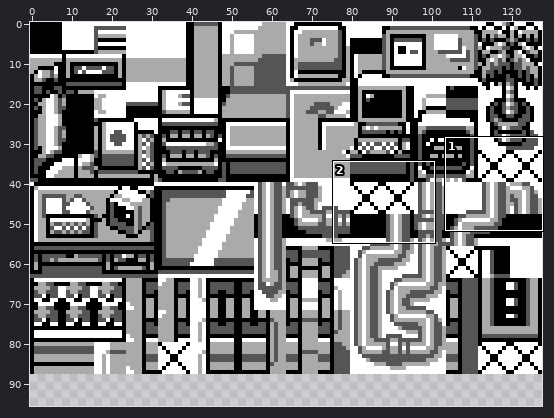
Sprite sheet: gfx/tilesets/battle_factory.png. The first picture is a wide view before the edit; the outline marks the close-up.
Close-up. Old version:
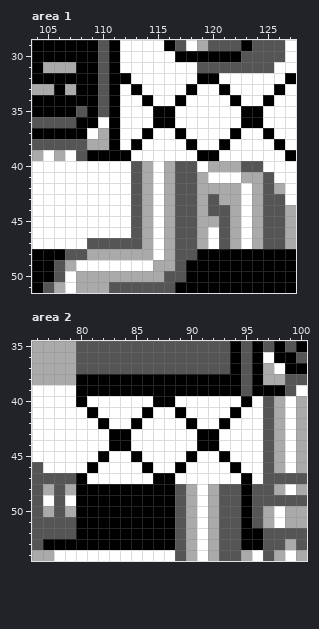
The file is 128x88 pixels. Shown: area 1: x 104..127, y 29..51; area 2: x 76..100, y 35..54. The old version is drawn lined up with the new one, on the new canvas. The commit also changed other parts of the picture, which this record leaves out.
After:
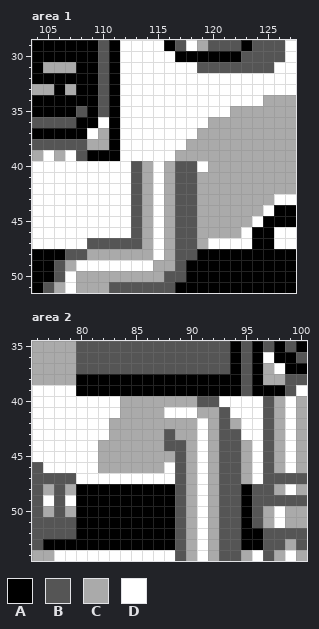
Palette (. is transparent): A #000000  B #555555  C #aaaaaa  D #ffffff
Edits made:
canvas 128x88 -> 128x96
--- area 1
@@ x 104..127 @@
 31 ACCCAABADDDDDDDBBBBBBBDD
-32 AAAAAABAADDDDDDAADDDDDDA
-33 CCACAABADADDDDADDADDDDAD
-34 AAAAAABADDADDADDDDADDADD
-35 AAAABABADDDAADDDDDDAADDD
-36 BBBBAADADDDAADDDDDDAADDD
-37 AAAAADCADDADDADDDDADDADD
-38 BBBBBCCADADDDDADDADDDDAD
-39 CDCDBAAAADDDDDDAADDDDDDA
-40 DDDDDDDDDBCDCBBDCCCBBDDD
-41 DDDDDDDDDBCDCBBCDDDCCBDD
-42 DDDDDDDDDBCDCBBCCCCDCBCD
-43 DDDDDDDDDBCDCBBCBCCDCBBD
-44 DDDDDDDDDBCDCBBCBBCDCBBC
-45 DDDDDDDDDBCDCBBCCBCDCBBC
-46 DDDDDDDDDBCDCBBCDBCDCBBC
-47 DDDDDBBBBBCDCBBCDBCDCBBC
+32 AAAAAABADDDDDDDDDDDDDDDD
+33 CCACAABADDDDDDDDDDDDDDDD
+34 AAAAAABADDDDDDDDDDDDDCCC
+35 AAAABABADDDDDDDDDDCCCCCC
+36 BBBBAADADDDDDDDDCCCCCCCC
+37 AAAAADCADDDDDDDCCCCCCCCC
+38 BBBBBCCADDDDDDCCCCCCCCCC
+39 CDCDBAAADDDDDCCCCCCCCCCC
+40 DDDDDDDDDBCDCBBDCCCCCCCC
+41 DDDDDDDDDBCDCBBCCCCCCCCC
+42 DDDDDDDDDBCDCBBCCCCCCCCC
+43 DDDDDDDDDBCDCBBCCCCCCCDD
+44 DDDDDDDDDBCDCBBCCCCCCDAA
+45 DDDDDDDDDBCDCBBCCCCCDAAA
+46 DDDDDDDDDBCDCBBCCCCDAADD
+47 DDDDDBBBBBCDCBBCDDDDAADD
 48 AAABBCCCCCCDCBBAAAAAAAAA
--- area 2
@@ x 76..100 @@
 39 DDDDAAAAAAAAAAAAAAABAAABD
-40 DDDDADDDDDDAADDDDDDADBCDC
-41 DDDDDADDDDADDADDDDADDBCDC
-42 DDDDDDADDADDDDADDADDDBCDC
-43 DDDDDDDAADDDDDDAADDDDBCDC
-44 DDDDDDDAADDDDDDAADDDDBCDC
-45 DDDDDDADDADDDDADDADDDBCDC
-46 BDDDDADDDDADDADDDDADDBCDC
-47 BBBBADDDDDDAADDDDDDADBBBB
+40 DDDDDDDDCCCCCCCBBDDDDBCDC
+41 DDDDDDDDCCCCDDDCCBDDDBCDC
+42 DDDDDDDCCCCCCCCDCBCDDBCDC
+43 DDDDDDDCCCCCBCCDCBBDDBCDC
+44 DDDDDDCCCCCCBBCDCBBCDBCDC
+45 DDDDDDCCCCCCCBCDCBBCDBCDC
+46 BDDDDDCCCCCCDBCDCBBCDBCDC
+47 BBBBDDDDDDDDDBCDCBBCDBBBB
 48 BCBCAAAAAAAAABCDCBBABBCDC
Pixel boxes of the changes (left, top, right, bottom) in both close-ups:
changed: (120, 73, 296, 249)
changed: (76, 396, 252, 484)
